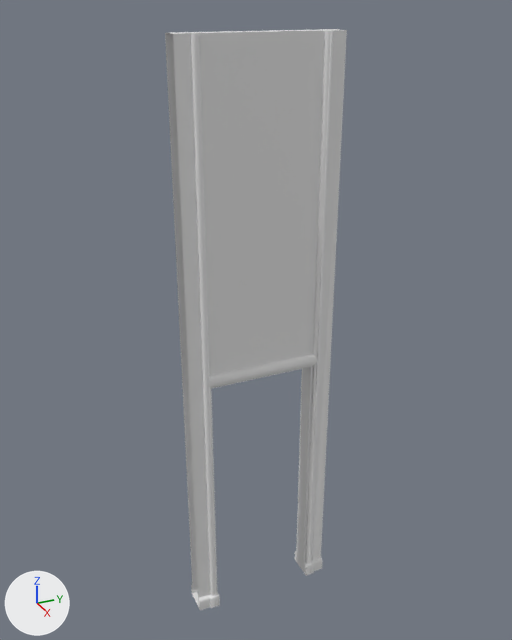
The FBX model Sneak and Seek/Assets/Meshes/Basic Door.fbx: old version first, new version second.
Both versions are drawn from a 50 mm camera at (14.44, -6.57, 15.67) aimed at (-0.33, 0.08, 8.28). The axes (+X, +Y, +Z) are drawn at lower left. The lights are the same throughout. Where no turn or scale is listed for an object, it has been applied to the vertices. Vertices at the same position are counted once.
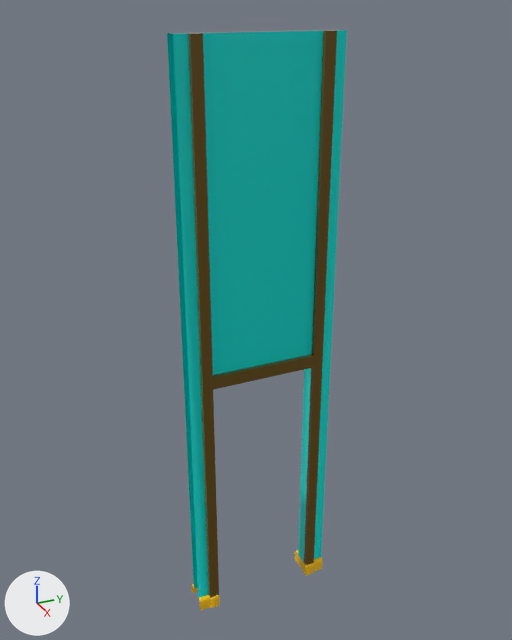
Location of each change, [x1, y1, x2, y2] in pixels of the pictures (512 x 640 px):
'Box001', reshaped
    before: [165, 29, 347, 610]
    after: [167, 29, 347, 610]
part 1 of me_mesh, cut back
    before: [165, 29, 339, 610]
    after: [167, 29, 339, 601]
part 2 of me_mesh, recoloured (grey to cyan)
    both: [173, 30, 347, 598]
part 3 of me_mesh, recoloured (grey to yellow)
    both: [191, 557, 323, 610]

The change, as a list of edits to the scene's bpy script:
```text
Add mat_material__36:
    mat_material__36 = principled_material('Material #36')
    mat_material__36.base_color = (1.0, 0.58, 0.00775)  # yellow #ffc815
    mat_material__36.roughness = 0.0
Add mat_material__38:
    mat_material__38 = principled_material('Material #38')
    mat_material__38.base_color = (0.142, 0.0781, 0.0037)  # brown #694f0c
    mat_material__38.roughness = 0.0
Add mat_material__37:
    mat_material__37 = principled_material('Material #37')
    mat_material__37.base_color = (0.0, 0.0, 0.0)  # black #000000
    mat_material__37.roughness = 0.0
Add mat_material__35:
    mat_material__35 = principled_material('Material #35')
    mat_material__35.base_color = (0.0, 0.745, 0.678)  # cyan #00e0d7
    mat_material__35.roughness = 0.0
Change me_mesh:
    used by ob_box001; location = (0.0, 0.0, 0.0)
    remove me_mesh.from_pydata(...)  # 282 vertices, 477 faces; spans x -0.4..0.4, y -1.9..1.9, z 0.0..15.0
    add me_mesh.from_pydata(...)  # 181 vertices, 296 faces; spans x -0.4..0.4, y -1.9..1.9, z 0.0..15.0
    me_mesh part 1: 7 vertices moved within x -0.3..0.3, y -1.6..1.6, z 0.0..7.3; 139 vertices removed from x -0.3..0.3, y -1.9..1.9, z 0.0..15.0; 38 vertices added at x -0.1..0.4, y -1.9..1.9, z 0.4..15.0
    me_mesh part 2: 11 faces spanning x 0.2..0.4, y -1.9..1.9, z 0.4..15.0 switch from no material to mat_material__35 (cyan #00e0d7)
    me_mesh part 3: 72 faces spanning x -0.4..0.4, y -1.9..1.9, z 0.0..0.4 switch from no material to mat_material__36 (yellow #ffc815)
    add me_mesh.materials.append(mat_material__37)  # black #000000
    add me_mesh.materials.append(mat_material__38)  # brown #694f0c
```
